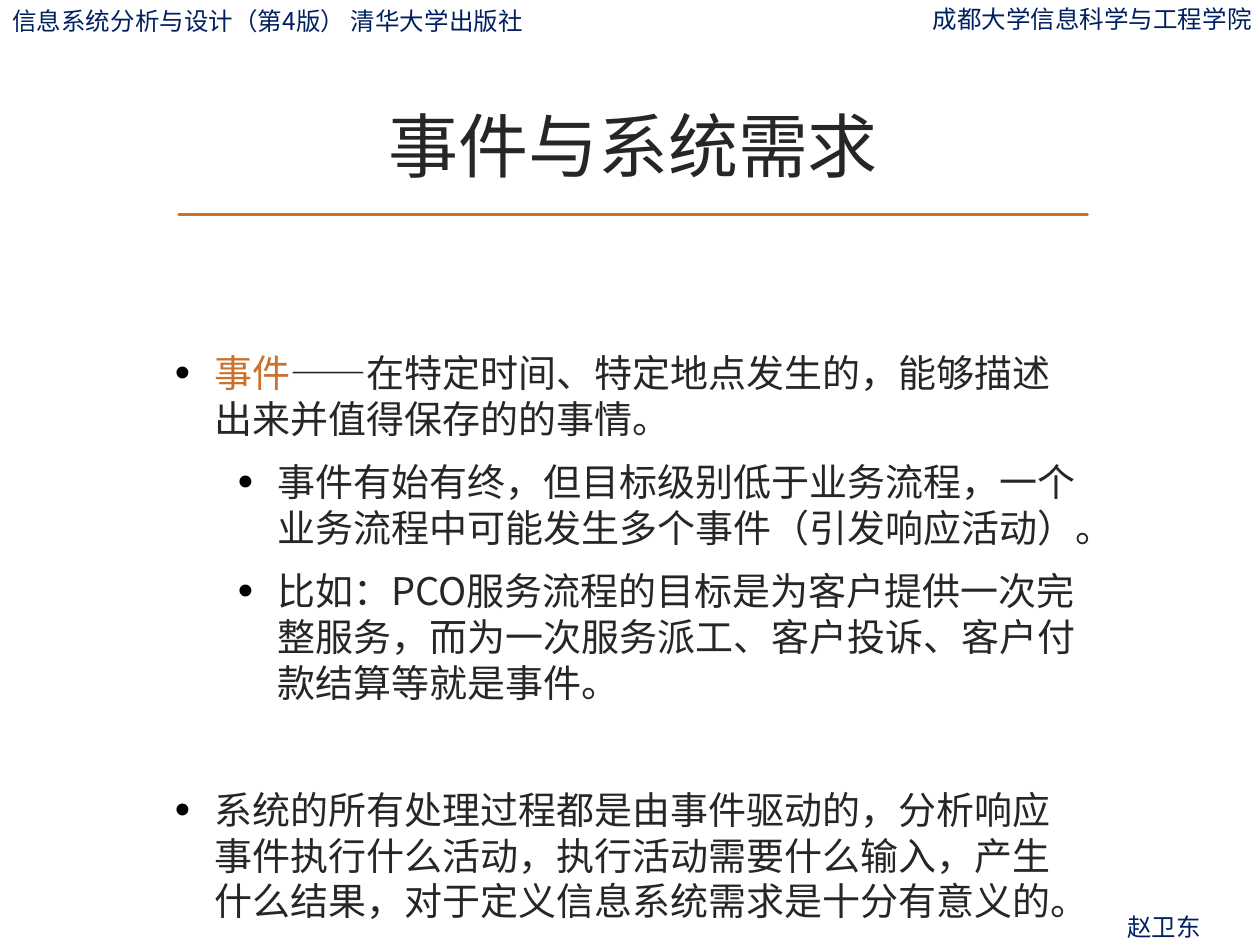
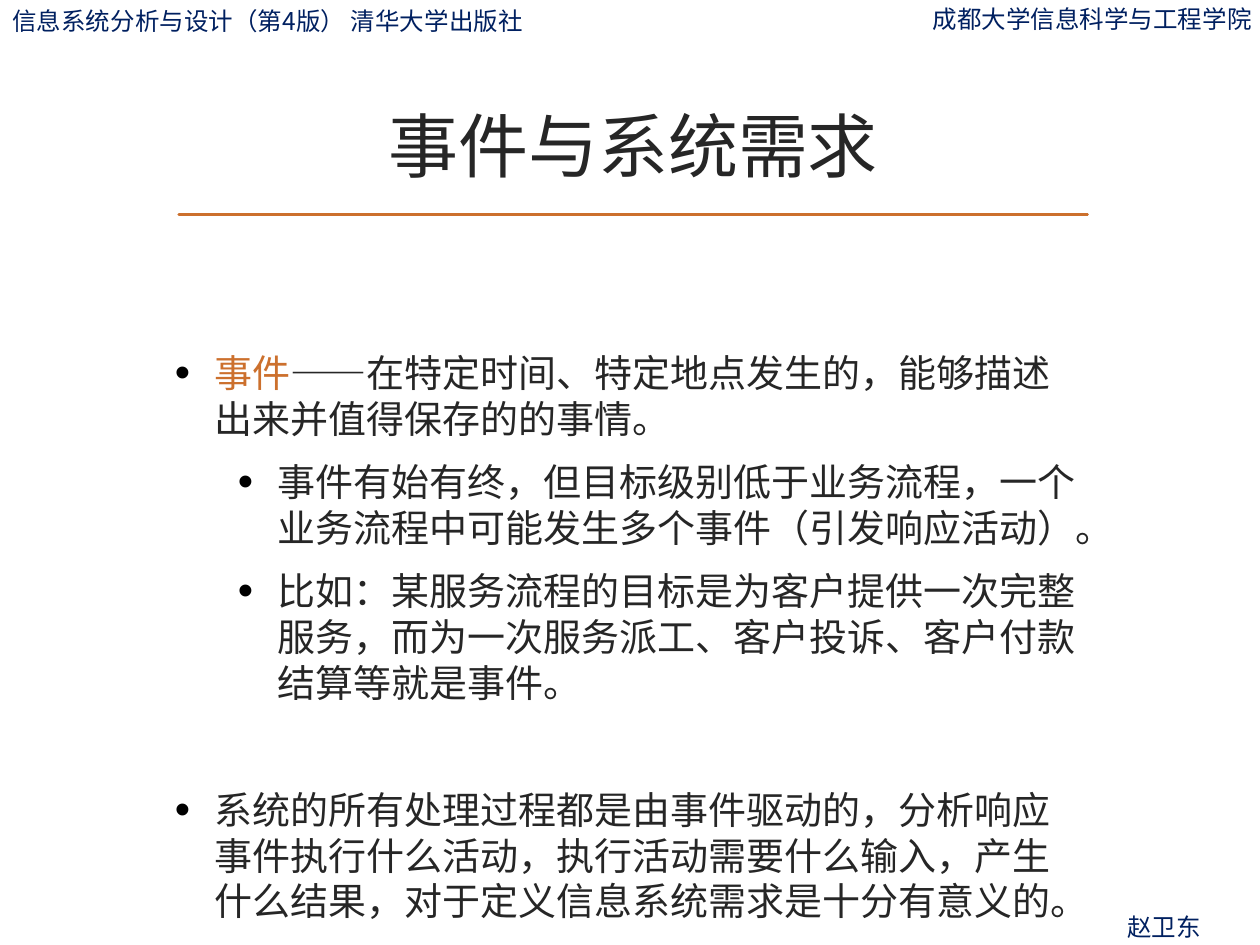
Before and after one commit to ylfagh/is_analysis-1, a slide deck: slide 40 of ppt/第6章-流程建模.pptx. Drawn at 1260x945 pixels with LibreOffice and Linux fonts; fonts in the diff are those of the drawing; background and template pictures are left out. Boxes give left, top, right and bottom in pixels: in the first picture for what was removed or moved away, otherwise in the second. Text is boxed around its words. In the diff, an @@ line names an element or a change of style, - is before the commit and + after.

Commit message:
version1

```diff
--- a/ppt/第6章-流程建模.pptx
+++ b/ppt/第6章-流程建模.pptx
@@ text at bbox=[277, 573, 1075, 700]: text changed @@
-  • 比如：PCO服务流程的目标是为客户提供一次完整服务，而为一次服务派工、客户投诉、客户付款结算等就是事件。
+  • 比如：某服务流程的目标是为客户提供一次完整服务，而为一次服务派工、客户投诉、客户付款结算等就是事件。
```
Also in this commit, not shown: 51 other slides changed, 30 slides removed.
